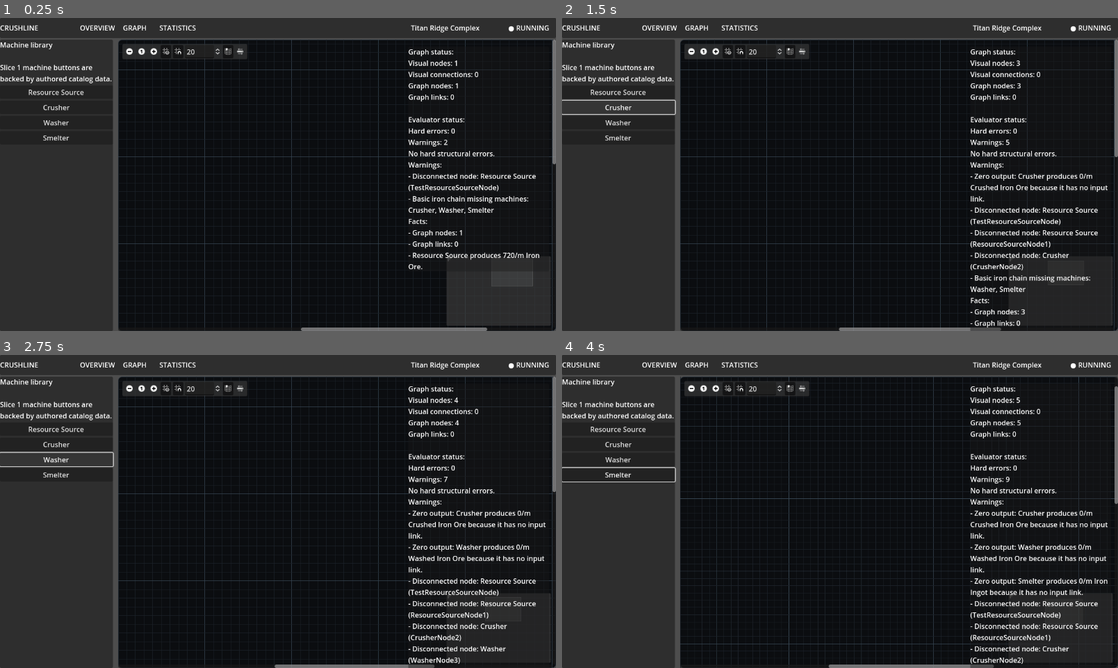
Above: before the commit, frames 1-4 (two rows, left to right).
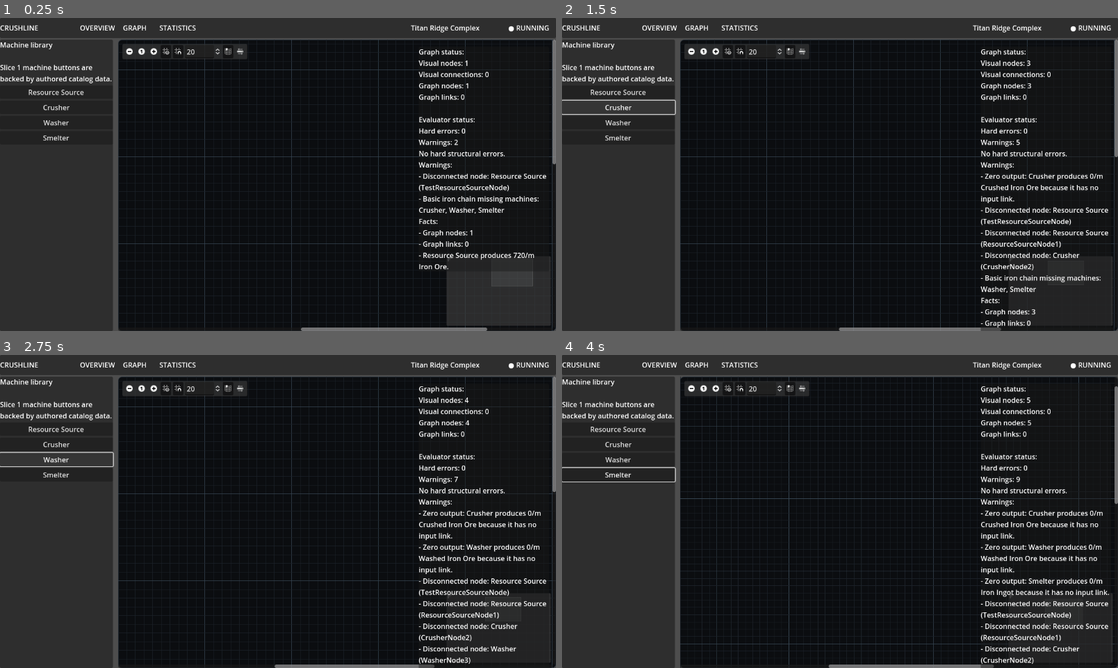
Above: after the commit, the same moments.

Repository: killerbearddude/Crushline-Godot
Game: Godot game, scene res://scenes/main/Main.tscn
The game is run twice, just before and just after one commit, with the same random seed, the same clock (stepped at 60 frames per second) and the same inputs.
Inputs (mouse positions are in pixels of both pictures, inside the frame that each line leads up to):
- Up to frame 1 (0.25 s): no input
- Up to frame 2 (1.5 s): click "Resource Source" at 0.5 s; click "Crusher" at 1.25 s
- Up to frame 3 (2.75 s): click "Washer" at 2 s
- Up to frame 4 (4 s): click "Smelter" at 2.75 s; click (689, 389) at 3.5 s

The runs differ from the first frame. In frame 1, 2.7% of the frame differs, in the area x 73-99%, y 10-81%; in frame 2, 3.6%; in frame 3, 3.9%; in frame 4, 4.1%, in the area x 73-99%, y 10-100%.

Commit message:
Keep diagnostics overlay above graph canvas

Diff:
--- a/scenes/main/Main.tscn
+++ b/scenes/main/Main.tscn
@@ -96,6 +96,7 @@
 [node name="WorkArea" type="Control" parent="Root/Body"]
 layout_mode = 2
 size_flags_horizontal = 3
+clip_contents = false
 
 [node name="ProductionGraphView" parent="Root/Body/WorkArea" instance=ExtResource("1")]
 layout_mode = 1
@@ -106,16 +107,17 @@
 grow_vertical = 2
 
 [node name="DiagnosticsOverlay" type="PanelContainer" parent="Root/Body/WorkArea"]
-custom_minimum_size = Vector2(320, 0)
+custom_minimum_size = Vector2(300, 0)
 layout_mode = 1
 anchor_left = 1.0
 anchor_right = 1.0
-offset_left = -340.0
+offset_left = -316.0
 offset_top = 16.0
 offset_right = -16.0
-offset_bottom = 260.0
+offset_bottom = 220.0
 mouse_filter = 2
-self_modulate = Color(1, 1, 1, 0.72)
+z_index = 20
+self_modulate = Color(1, 1, 1, 0.78)
 
 [node name="DiagnosticsLabel" type="Label" parent="Root/Body/WorkArea/DiagnosticsOverlay"]
 layout_mode = 2
